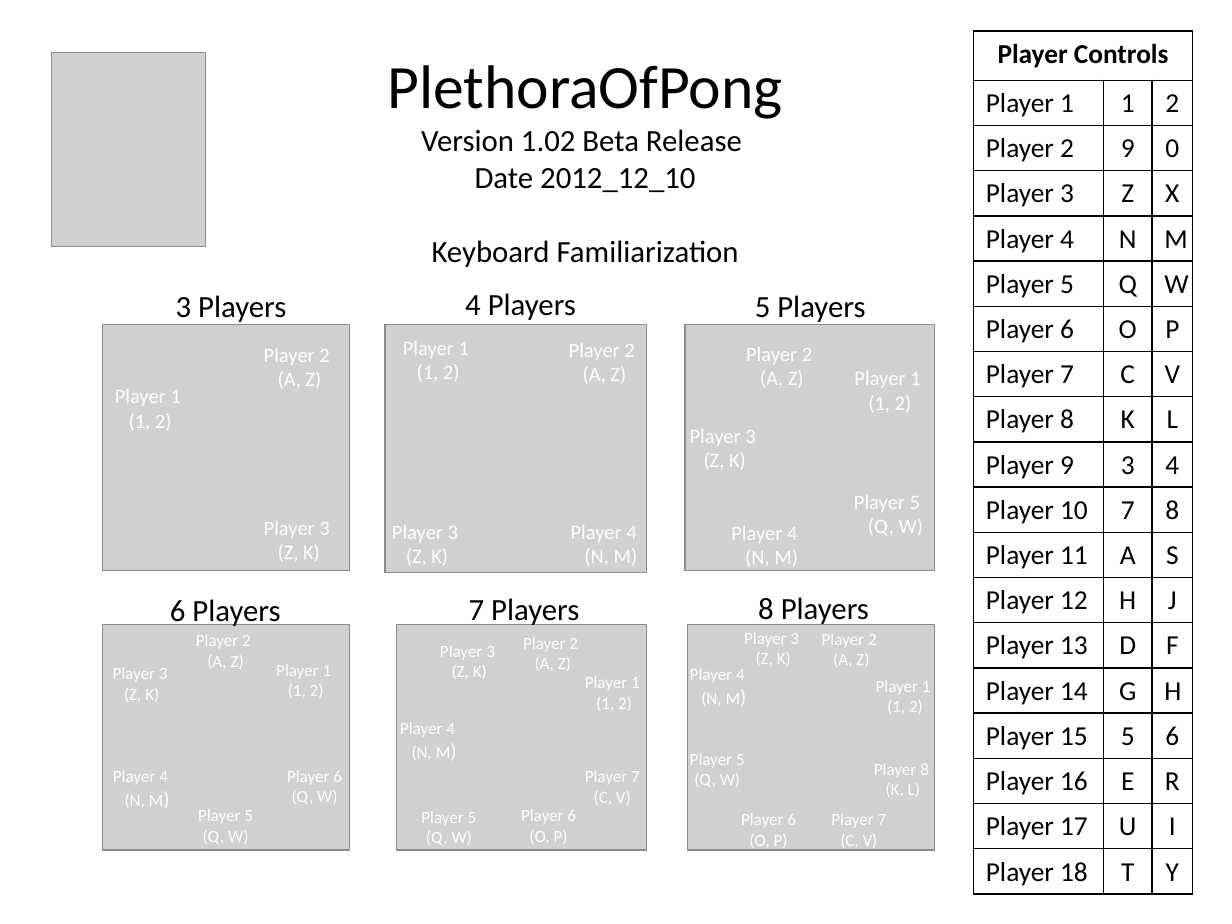
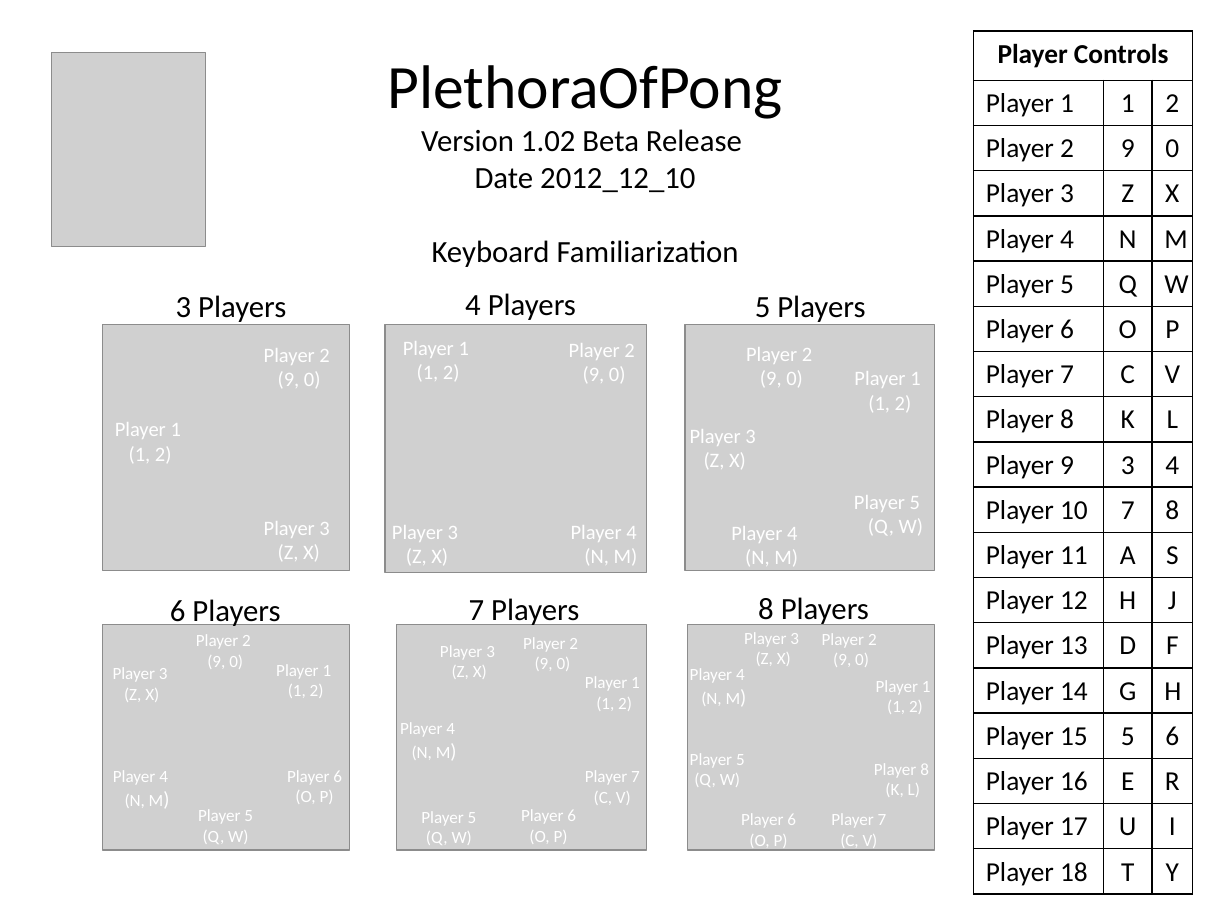
Before and after one commit to samhug/cs_142_final_project, a slide deck: slide 11 of JAVA Group Project Presentation.pptx. Drawn at 1232x924 pixels with LibreOffice and Linux fonts; fonts in the diff are those of the drawing; grey boxes stand for pictures. Boxes give left, top, right and bottom in pixels: in the first picture for what was removed or moved away, otherwise in the second. Text is boxed around its words. In the diff, an @@ line names an element or a change of style, - is before the commit and + after.

```diff
--- a/JAVA Group Project Presentation.pptx
+++ b/JAVA Group Project Presentation.pptx
@@ text at (x1=278, y1=372, x2=321, y2=388): text changed @@
-(A, Z)
+(9, 0)
@@ text at (x1=583, y1=367, x2=626, y2=383): text changed @@
-(A, Z)
+(9, 0)
@@ text at (x1=760, y1=371, x2=803, y2=387): text changed @@
-(A, Z)
+(9, 0)
@@ text "Player 1" moved from (x1=115, y1=389, x2=181, y2=430) to (x1=115, y1=422, x2=181, y2=463) @@
@@ text at (x1=704, y1=453, x2=746, y2=469): text changed @@
-(Z, K)
+(Z, X)
@@ text at (x1=278, y1=545, x2=320, y2=561): text changed @@
-(Z, K)
+(Z, X)
@@ text at (x1=406, y1=549, x2=448, y2=565): text changed @@
-(Z, K)
+(Z, X)
@@ text at (x1=207, y1=655, x2=243, y2=669): text changed @@
-(A, Z)
+(9, 0)
@@ text at (x1=535, y1=657, x2=571, y2=671): text changed @@
-(A, Z)
+(9, 0)
@@ text at (x1=833, y1=653, x2=869, y2=667): text changed @@
-(A, Z)
+(9, 0)
@@ text at (x1=295, y1=791, x2=334, y2=803): text changed @@
-(Q, W)
+(O, P)
```
Also in this commit, not shown: 4 other slides changed, 1 slide added, 1 other file.
